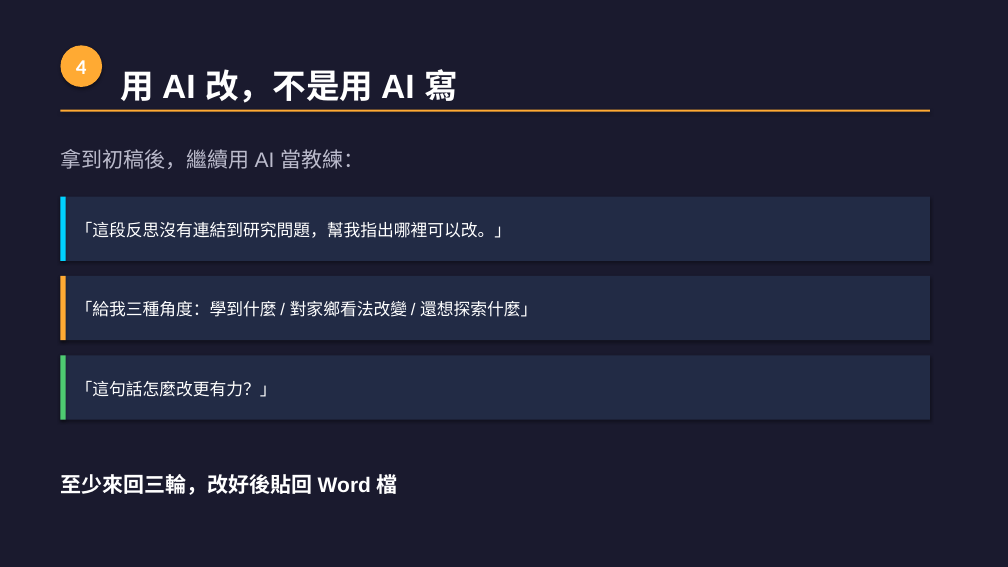
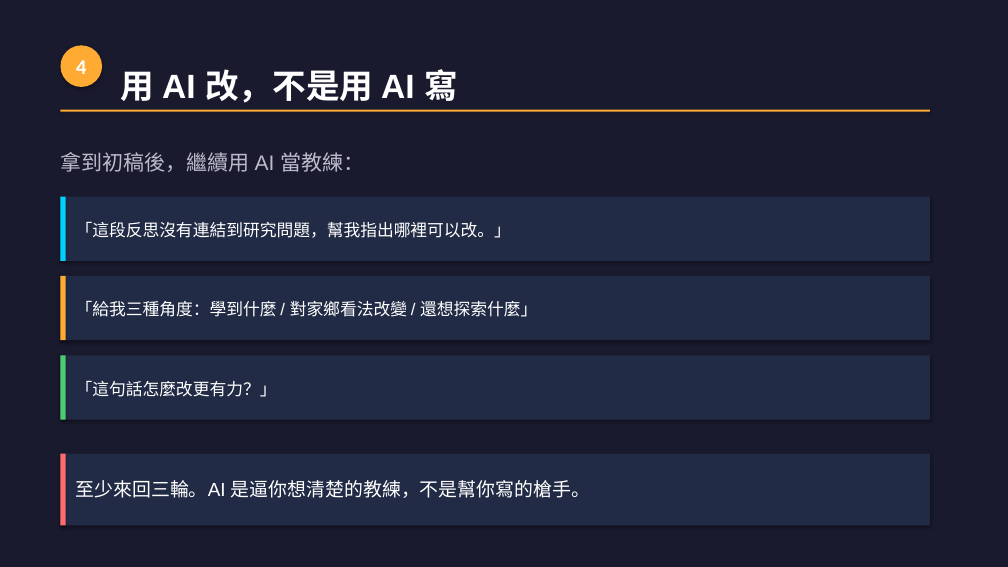
Before and after one commit to letranger/2026-04-30-AI-work, a slide deck: slide 16 of 和AI作朋友-工作坊簡報.pptx (slide 13 before the commit). Drawn at 1008x567 pixels with LibreOffice and Linux fonts; fonts in the diff are those of the drawing. Boxes give left, top, right and bottom in pixels: in the first picture for what was removed or moved away, otherwise in the second. Text is boxed around its words. In the diff, an @@ line names an element or a change of style, - is before the commit and + after.

```diff
--- a/和AI作朋友-工作坊簡報.pptx
+++ b/和AI作朋友-工作坊簡報.pptx
@@ rectangle added at [60, 454, 930, 526], fill #222B45 @@
@@ rectangle added at [60, 454, 66, 526], fill #FF6B6B @@
@@ text at [76, 480, 590, 498]: text changed; size 20 to 18 pt; bold off @@
-至少來回三輪，改好後貼回 Word 檔
+至少來回三輪。AI 是逼你想清楚的教練，不是幫你寫的槍手。
```
Also in this commit, not shown: 16 other slides changed, 12 slides added, 2 slides removed, 1 other file.
